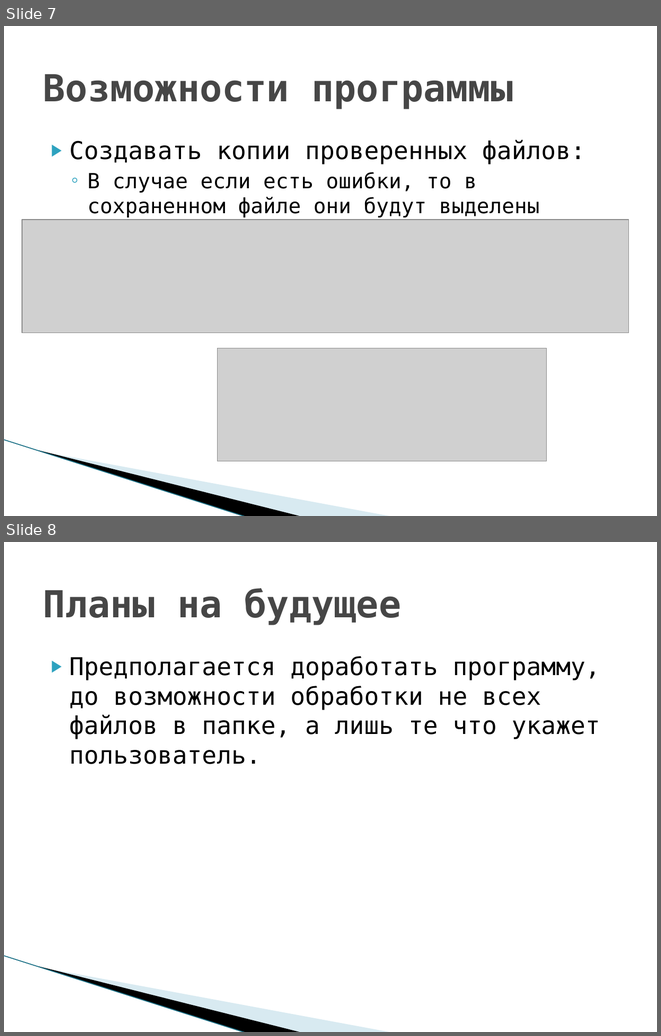
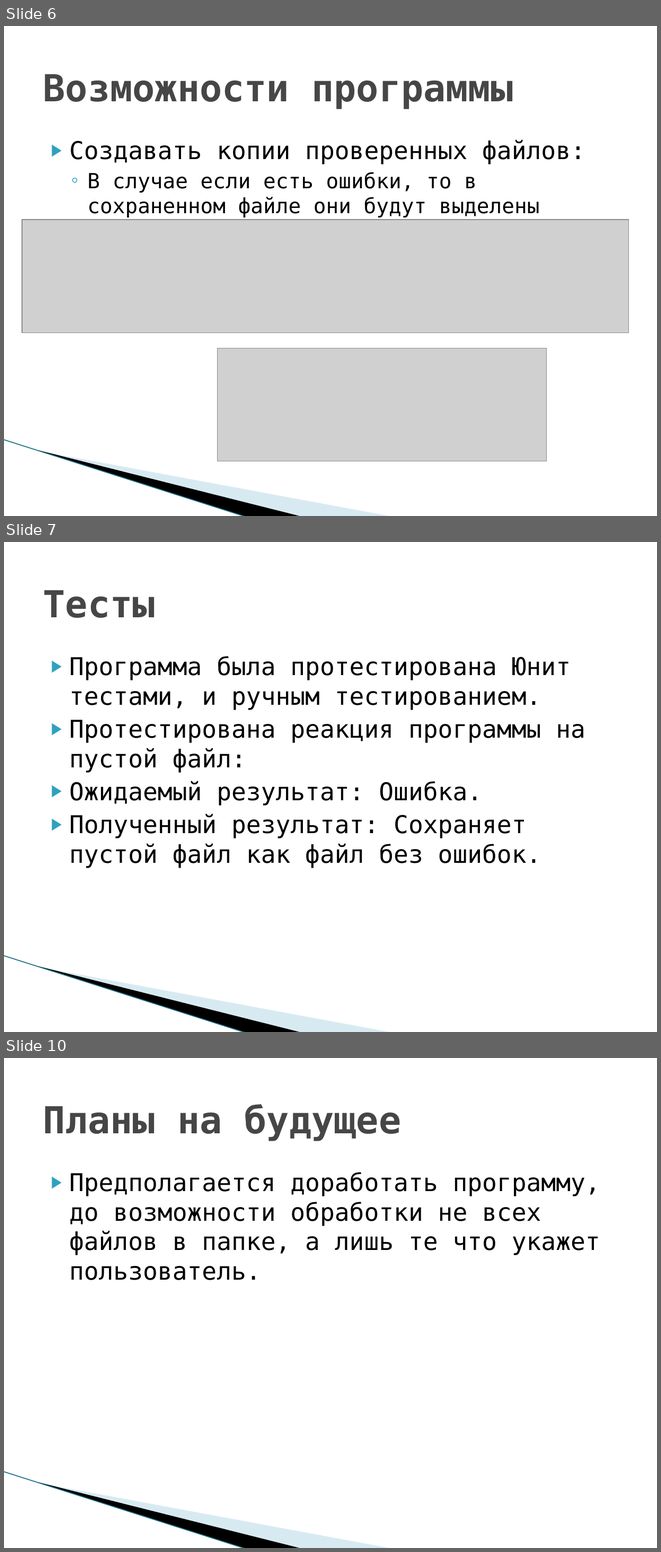
Before and after one commit to Course-and-Co/Excel-and-Cisharp, a slide deck: Презентация.pptx. Shown one above the other, each under a label of ours: slides 7 and 8 before the commit, slides 6, 7 and 10 after it; the slides between them are not shown. The pictures are 661x1036 and 661x1552 pixels, drawn with LibreOffice and Linux fonts; fonts in the diff are those of the drawing; grey boxes stand for pictures; background and template pictures are left out. Boxes give left, top, right and bottom in pixels: in the first picture for what was removed or moved away, otherwise in the second. Text is boxed around its words. In the diff, an @@ line names an element or a change of style, - is before the commit and + after.

```diff
--- a/Презентация.pptx
+++ b/Презентация.pptx
@@ slide 7 added at [4, 542, 657, 1032], background #FFFFFF; not listed: 3 template elements that a slide beside it also shows @@
@@ title added at [43, 590, 155, 618], 41 pt, text #464646, bold @@
+Тесты
@@ text added at [69, 656, 585, 868], 27 pt, text #000000 @@
+▶ Программа была протестирована Юнит тестами, и ручным тестированием.
+▶ Протестирована реакция программы на пустой файл:
+▶ Ожидаемый результат: Ошибка.
+▶ Полученный результат: Сохраняет пустой файл как файл без ошибок.
@@ what was slide 7 is now slide 6 @@
@@ what was slide 8 is now slide 10 @@
```
Also in this commit, not shown: 2 slides changed, 2 other slides added, 1 slide removed, 6 other files.
